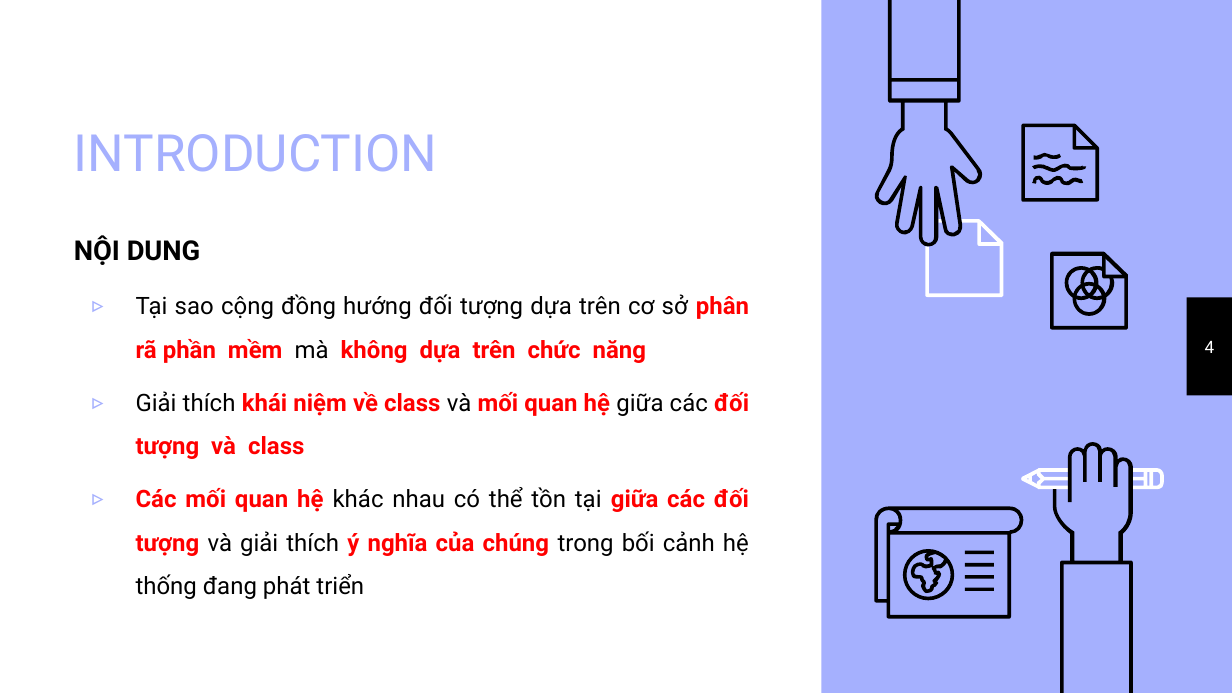
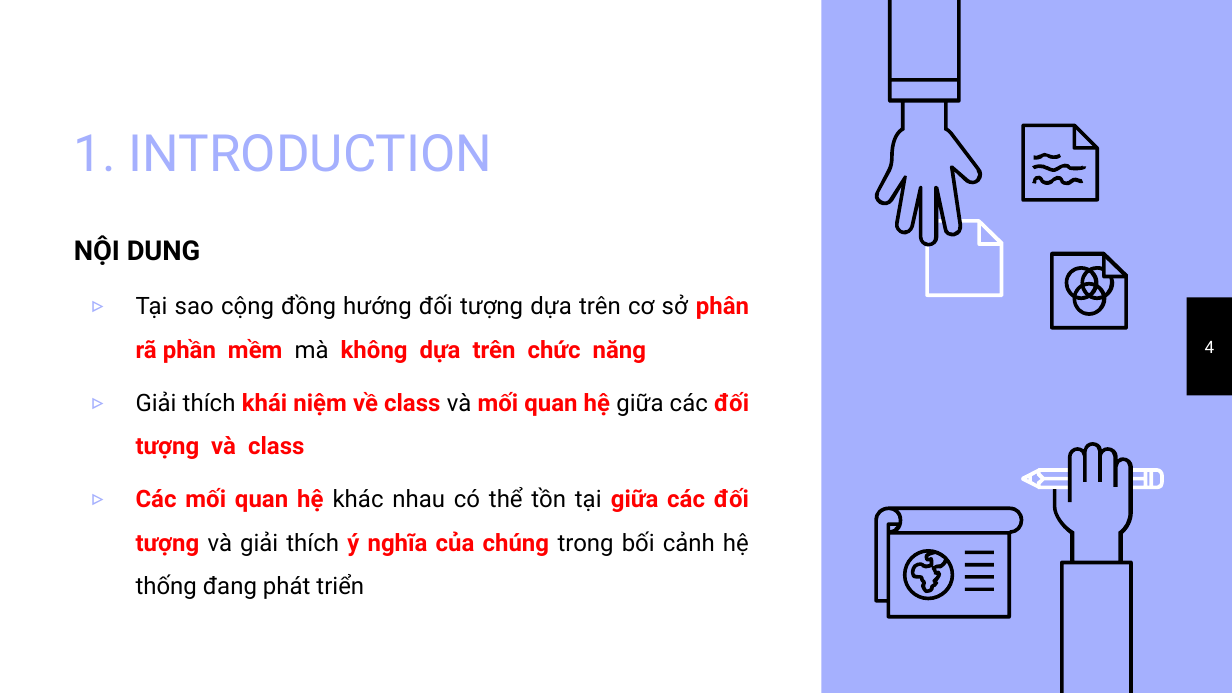
Before and after one commit to VoLeKhanhDuy/XDPM_HDT, a slide deck: slide 4 of chuong 4.pptx. Drawn at 1232x693 pixels with LibreOffice and Linux fonts; fonts in the diff are those of the drawing. Boxes give left, top, right and bottom in pixels: in the first picture for what was removed or moved away, otherwise in the second. Text is boxed around its words. In the diff, an @@ line names an element or a change of style, - is before the commit and + after.

```diff
--- a/chuong 4.pptx
+++ b/chuong 4.pptx
@@ title at (74,134,492,172): text changed @@
-INTRODUCTION
+1. INTRODUCTION
```
Also in this commit, not shown: 13 other slides changed, 35 slides added, 25 slides removed, 3 other files.
